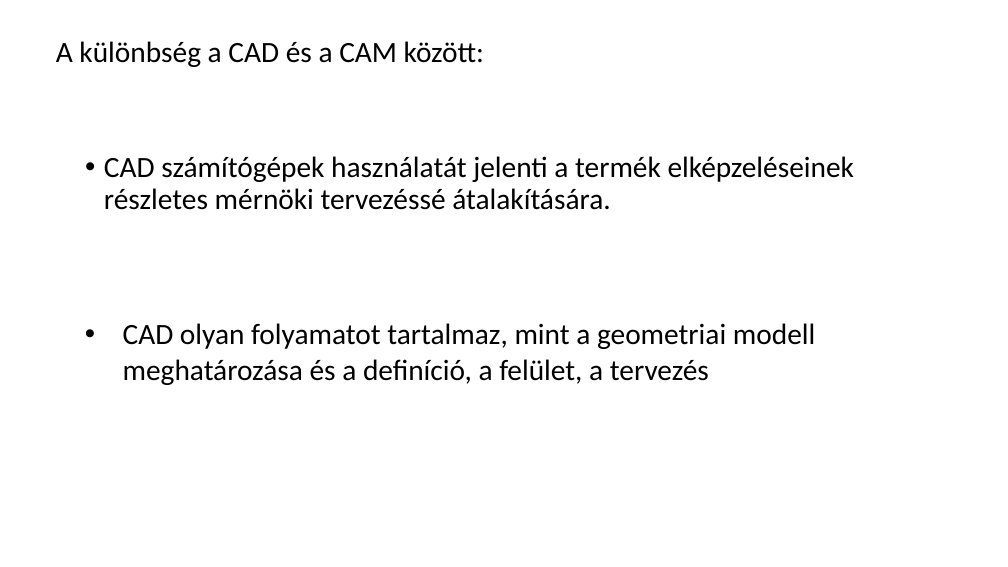
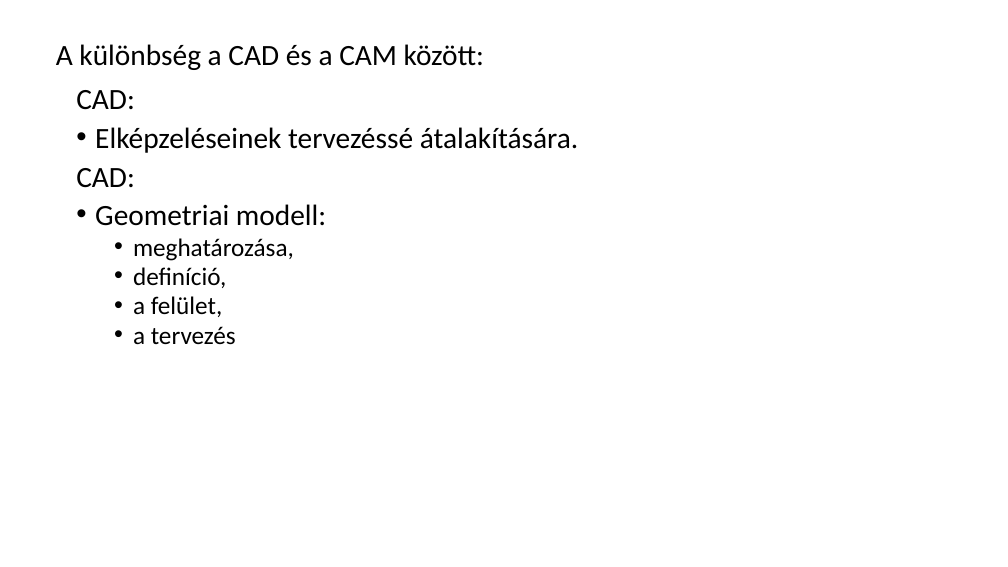
Before and after one commit to RCsSto/cad-cam-szunetment, a slide deck: slide 6 of CADCAM.pptx (slide 5 before the commit). Drawn at 1008x567 pixels with LibreOffice and Linux fonts; fonts in the diff are those of the drawing. Boxes give left, top, right and bottom in pixels: in the first picture for what was removed or moved away, otherwise in the second. Text is boxed around its words. In the diff, an @@ line names an element or a change of style, - is before the commit and + after.

```diff
--- a/CADCAM.pptx
+++ b/CADCAM.pptx
@@ text at bbox=[76, 90, 578, 345]: text changed @@
-• CAD számítógépek használatát jelenti a termék elképzeléseinek részletes mérnöki tervezéssé átalakítására.
+CAD:
+• Elképzeléseinek tervezéssé átalakítására.
+CAD:
+• Geometriai modell:
+  • meghatározása,
+  • definíció,
+  • a felület,
+  • a tervezés
@@ text removed at bbox=[123, 323, 815, 385] @@
-• CAD olyan folyamatot tartalmaz, mint a geometriai modell meghatározása és a definíció, a felület, a tervezés
```
Also in this commit, not shown: 13 other slides changed, 3 slides added, 2 slides removed, 1 other file.
